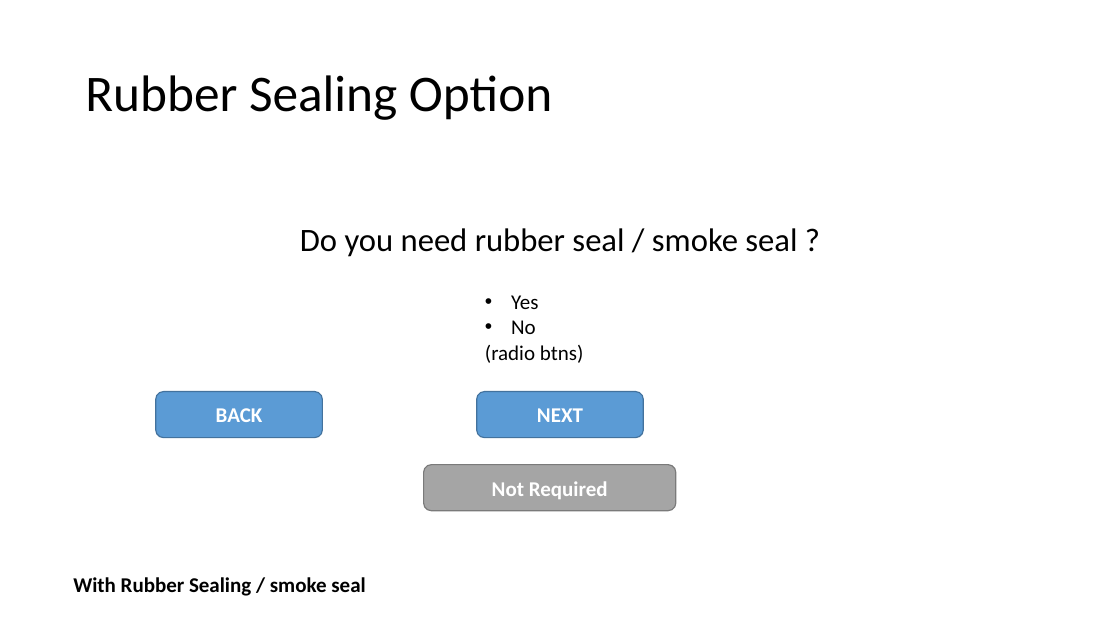
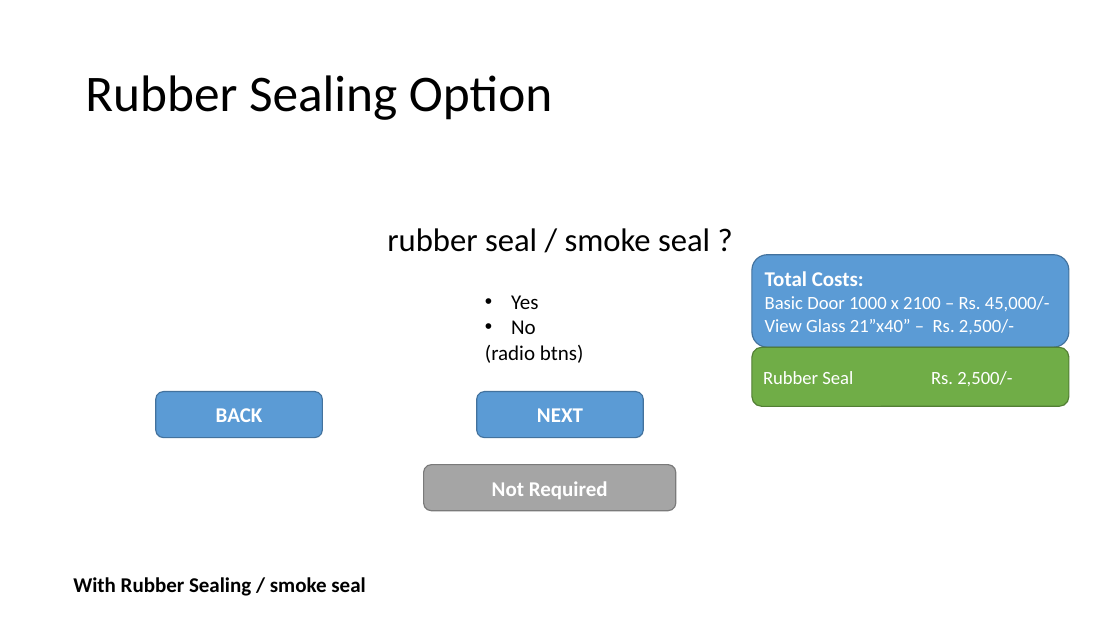
Before and after one commit to mohammed52/quotation-automator, a slide deck: slide 9 of app-quotation-automator.pptx (slide 7 before the commit). Drawn at 1120x630 pixels with LibreOffice and Linux fonts; fonts in the diff are those of the drawing. Boxes give left, top, right and bottom in pixels: in the first picture for what was removed or moved away, otherwise in the second. Text is boxed around its words. In the diff, an @@ line names an element or a change of style, - is before the commit and + after.

```diff
--- a/app-quotation-automator.pptx
+++ b/app-quotation-automator.pptx
@@ text at <box>387,228,710,252</box>: text changed @@
-Do you need rubber seal / smoke seal ?
+rubber seal / smoke seal ?
@@ rounded rectangle added at <box>752,255,1069,347</box>, fill #5B9BD5, outline #43739E 1 pt, 16 pt, text #FFFFFF @@
+Total Costs:
+Basic Door 1000 x 2100 – Rs. 45,000/-
+View Glass 21”x40” – Rs. 2,500/-
@@ rounded rectangle added at <box>752,347,1069,406</box>, fill #70AD47, outline #538035 1 pt, 16 pt, text #FFFFFF @@
+Rubber Seal Rs. 2,500/-
```
Also in this commit, not shown: 7 other slides changed, 3 slides added, 1 slide removed, 8 other files.
